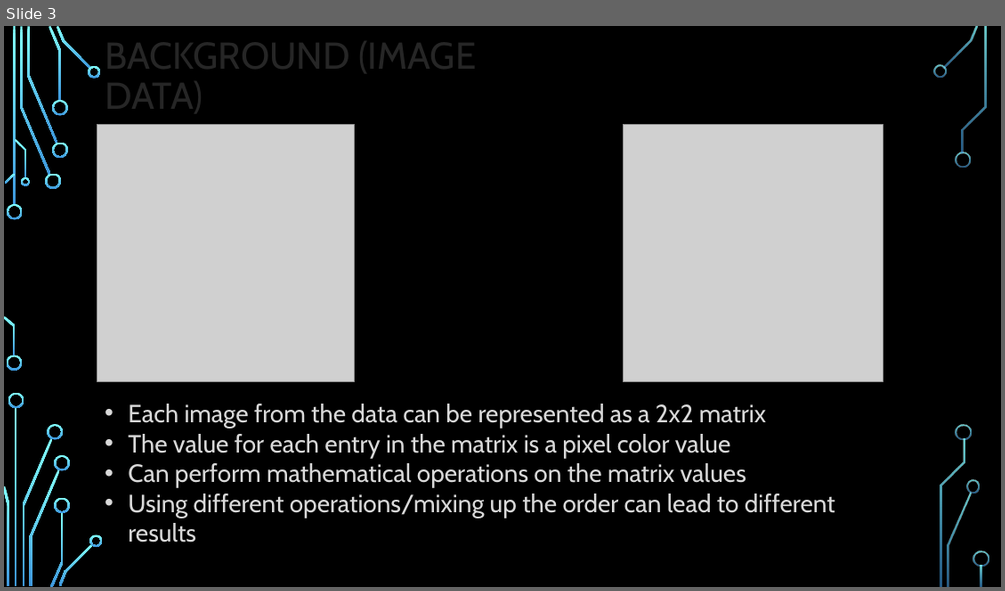
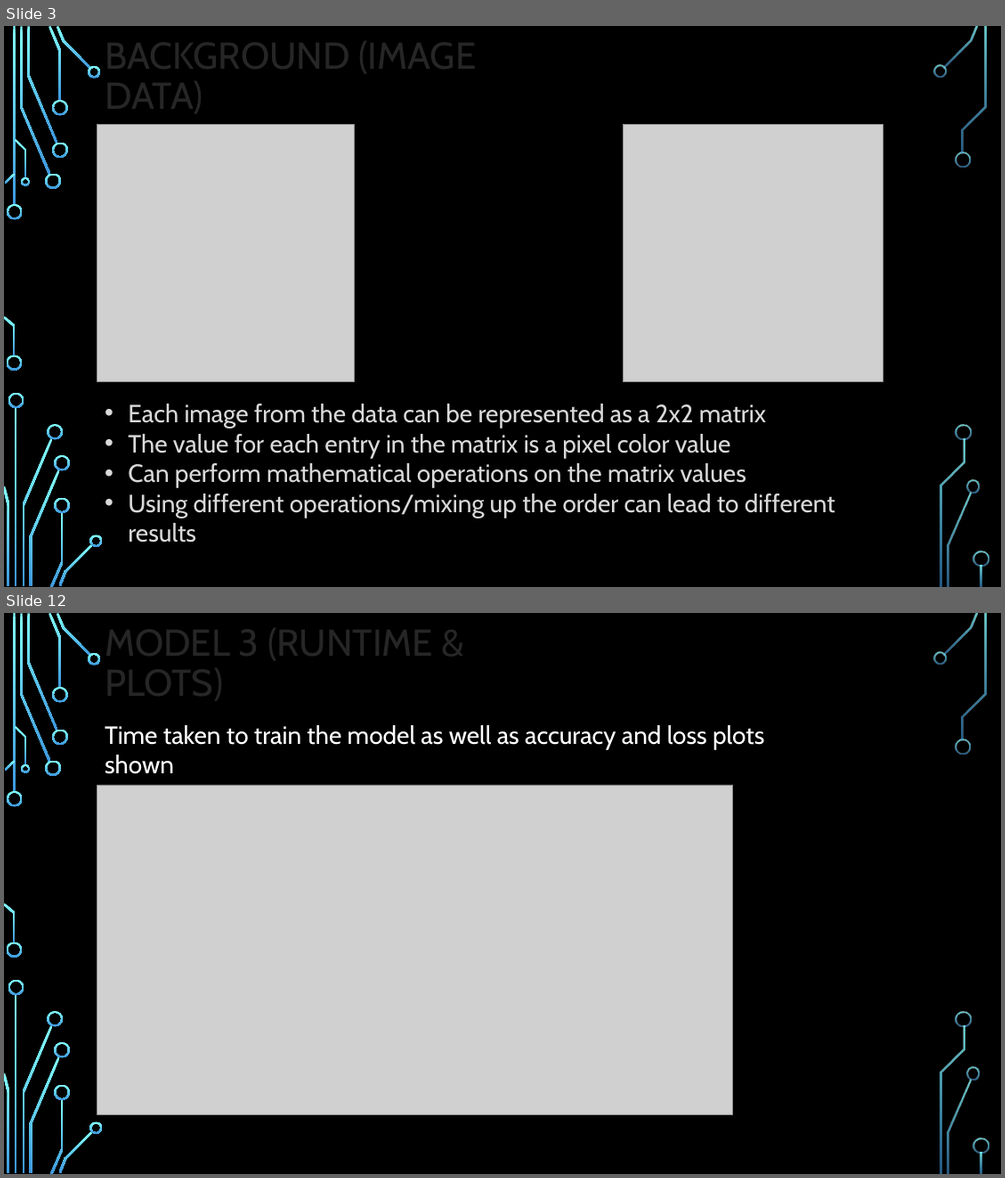
Before and after one commit to vdebnath/202_Honors_Option, a slide deck: Presentation.pptx. Shown one above the other, each under a label of ours: slide 3 before the commit, slides 3 and 12 after it; the slides between them are not shown. The pictures are 1005x591 and 1005x1178 pixels, drawn with LibreOffice and Linux fonts; fonts in the diff are those of the drawing; grey boxes stand for pictures; background and template pictures are left out. Boxes give left, top, right and bottom in pixels: in the first picture for what was removed or moved away, otherwise in the second. Text is boxed around its words. In the diff, an @@ line names an element or a change of style, - is before the commit and + after.

```diff
--- a/Presentation.pptx
+++ b/Presentation.pptx
@@ slide 12 added at (4,613,1001,1174), background picture (left out); not listed: 36 template elements that a slide beside it also shows @@
@@ title added at (105,620,433,706), 36 pt, text #262626 @@
+MODEL 3 (RUNTIME & PLOTS)
@@ text added at (105,725,764,749), 24 pt, text #FFFFFF @@
+Time taken to train the model as well as accuracy and loss plots shown
@@ picture added at (97,785,733,1115) @@
```
Also in this commit, not shown: 1 slide changed, 9 other slides added, 1 slide removed.
